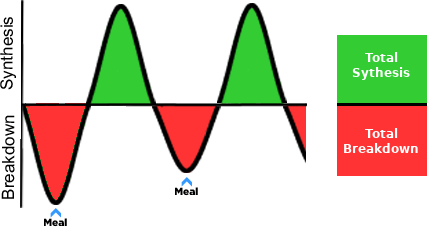
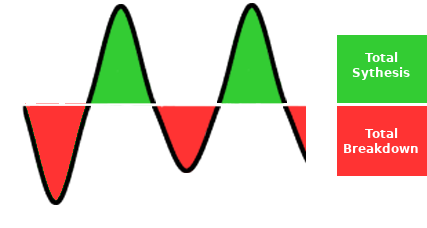
Two versions of the same layered image (427 × 228). Layer-by-layer changes:
painted on "Protein Balance Bar" over [left=337, top=103, right=427, bottom=106]
painted on "Axes" over [left=20, top=0, right=307, bottom=208]
painted on "Meal Arrow 2" over [left=175, top=177, right=198, bottom=196]
painted on "Meal Arrow 1" over [left=44, top=208, right=67, bottom=227]
painted on "Breakdown copy" over [left=1, top=115, right=15, bottom=199]
painted on "Synthesis copy" over [left=0, top=17, right=16, bottom=90]
